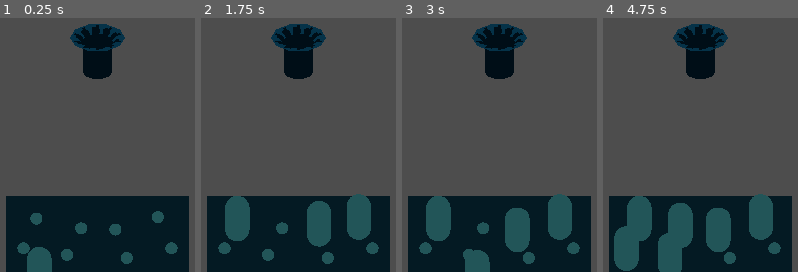
Above: before the commit, frames 1-4 (left to right).
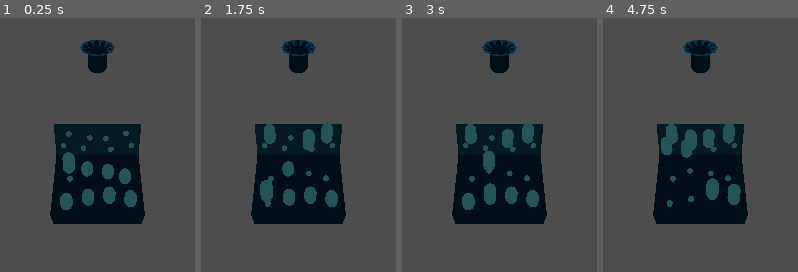
Above: after the commit, the same moments.

Repository: Wake1st/GomiMoni
Game: Godot game, scene res://testing/systems/test_staging_system.tscn
The game is run twice, just before and just after one commit, with the same random seed, the same clock (stepped at 60 frames per second) and the same inputs. The project has no main scene, so this scene is started directly.
Inputs:
- Up to frame 1 (0.25 s): no input
- Up to frame 2 (1.75 s): tap Enter (ui_accept) at 0.5, 0.77, 1.52 s; hold Right (ui_right) 0.53-1.28 s; tap X (swap_character_next) at 0.6 s; hold Down (ui_down) from 1.28 s (still down); tap Z (swap_character_prev) at 1.35 s
- Up to frame 3 (3 s): release Down (ui_down) at 2.03 s; hold Right (ui_right) 2.03-2.78 s; hold 1 2.03-2.78 s; hold Up (ui_up) from 2.78 s (still down); tap 2 at 2.85 s
- Up to frame 4 (4.75 s): tap Enter (ui_accept) at 3.02, 3.77, 4.52 s; release Up (ui_up) at 3.53 s; hold 3 3.53-4.28 s; hold Left (ui_left) from 3.53 s (still down); tap X (swap_character_next) at 4.35 s

The runs differ from the first frame. In frame 1, 39% of the frame differs, in the area x 3-97%, y 2-100%; in frame 2, 40%; in frame 3, 40%; in frame 4, 40%.
Error before the commit: Invalid assignment of property or key 'size' with value of type 'float' on a base object of type 'null instance'. (res://systems/staging_system.gd:33)
Error after the commit: Invalid type in function 'setup' in base 'Node3D (StagingSystem)'. Cannot convert argument 1 from Object to int. (res://testing/systems/test_staging_system.gd:…

Commit message:
new tweens, who dis

Diff:
--- a/systems/staging_system.gd
+++ b/systems/staging_system.gd
@@ -5,9 +5,9 @@
 signal shop_opened
 signal level_opened
 
-const CAMERA_SIZE: float = 22.
-const CAMERA_FLIP: float = 3.2
-const CAMERA_SHIFT: float = 0.6
+const CAMERA_LEVEL_SIZE: float = 22.
+const CAMERA_SHIFT_SIZE: float = 0.6
+const CAMERA_SHOP_FOV: float = 40
 
 const PRE_SHIFT_TIME: float = 1.0
 const PRE_SHRINK_TIME: float = 0.8
@@ -18,19 +18,26 @@
 @onready var levelContainer: LevelContainer = $LevelContainer
 @onready var shopContainer: ShopContainer = $ShopContainer
 
-@onready var camera: Camera3D = $Camera
+@onready var follower: PathFollow3D = %Follower
+@onready var camera: Camera3D = %Camera
 
 var cameraLevelPosition: Vector3
 var cameraOverHolePosition: Vector3
 var cameraUnderHolePosition: Vector3
 var cameraShopPosition: Vector3
 
-var tween: Tween
+var lookTween: Tween
+var sizeTween: Tween
+var transitionTime: float = PRE_SHIFT_TIME + SHIFT_TIME + POST_SHIFT_TIME
+var transitionTimer: float = 0.0
+var cameraDelay: float = transitionTime - PRE_SHRINK_TIME - POST_SHRINK_TIME
+var isGoingToShop: bool = false
+var isLeavingShop: bool = false
 
 
-func _ready():
+func _ready() -> void:
 	# ensure camera looks at origin
-	camera.size = CAMERA_SIZE
+	camera.size = CAMERA_LEVEL_SIZE
 	camera.look_at(Vector3.ZERO)
 
 	# connect container signals
@@ -38,6 +45,14 @@
 	shopContainer.shop_closed.connect(handle_shop_closed)
 	levelContainer.main_selected.connect(handle_main_selected)
 	shopContainer.main_selected.connect(handle_main_selected)
+
+
+func _process(delta) -> void:
+	if isGoingToShop:
+		transitionTimer += delta
+		if transitionTimer < transitionTime:
+			var weight = lerp(0.0, transitionTime, transitionTimer)
+			follower.progress_ratio = weight
 
 
 func setup(levelNumber: int = -1) -> void:
@@ -57,23 +72,46 @@
 
 
 func transition_to_shop() -> void:
-	tween = create_tween()
-	# move camera over the hole
-	#tween.tween_method(camera.look_at, 0.0, 0.0, CAMERA_TO_HOLE_TIME)
-	#tween.tween_property(camera, "size", CAMERA_FLIP, SHRINK_TIME)
-	#tween.tween_property(camera, "size", CAMERA_SHIFT, SHRINK_TIME)
-	#tween.set_parallel()
-	#tween.tween_property(levelContainer, "rotation:x", PI/2 + camera.rotation.x, FLIP_TIME)
-	#tween.set_parallel(false)
-	#tween.tween_property(levelContainer, "position", camera.position * 1.4, SHIFT_TIME)
-	#tween.tween_property(camera, "size", CAMERA_SIZE, GROW_TIME)
-	#tween.tween_callback(open_shop)
+	isGoingToShop = true
+
+	# tween where the camera looks
+	lookTween = create_tween()
+	lookTween.tween_method(camera.look_at, Vector3.ZERO, Vector3.ZERO, PRE_SHIFT_TIME)
+	lookTween.tween_method(camera.look_at, Vector3.ZERO, Vector3.DOWN * 15, SHIFT_TIME)
+	lookTween.tween_method(camera.look_at, Vector3.DOWN * 15, Vector3(0,-15,-2), POST_SHIFT_TIME)
+
+	# tween the camera projection
+	sizeTween = create_tween()
+	sizeTween.tween_property(camera, "size", CAMERA_SHIFT_SIZE, PRE_SHRINK_TIME)
+	sizeTween.tween_interval(cameraDelay)
+	sizeTween.tween_callback(camera_flip_perspective.bind(true))
+	sizeTween.tween_property(camera, "fov", CAMERA_SHOP_FOV, POST_SHRINK_TIME)
 
 
 func transition_to_level() -> void:
-	tween = create_tween()
-	#tween.tween_property(camera, "")
-	#tween.tween_callback(run_level)
+	isLeavingShop = true
+
+	# tween where the camera looks
+	lookTween = create_tween()
+	lookTween.tween_method(camera.look_at, Vector3(0,-15,-2), Vector3.UP * 15, POST_SHIFT_TIME)
+	lookTween.tween_method(camera.look_at, Vector3.UP * 15, Vector3.ZERO, SHIFT_TIME)
+	lookTween.tween_method(camera.look_at, Vector3.ZERO, Vector3.ZERO, PRE_SHIFT_TIME)
+
+	# tween the camera projection
+	sizeTween = create_tween()
+	sizeTween.tween_property(camera, "fov", 1, POST_SHRINK_TIME)
+	sizeTween.tween_callback(camera_flip_perspective.bind(false))
+	sizeTween.tween_interval(cameraDelay)
+	sizeTween.tween_property(camera, "size", CAMERA_LEVEL_SIZE, PRE_SHRINK_TIME)
+
+
+func camera_flip_perspective(toPerspective: bool) -> void:
+	if toPerspective:
+		camera.projection = Camera3D.PROJECTION_PERSPECTIVE
+		camera.fov = 1.0
+	else:
+		camera.projection = Camera3D.PROJECTION_ORTHOGONAL
+		camera.size = CAMERA_SHIFT_SIZE
 
 
 func open_shop() -> void:
--- a/systems/staging_system.tscn
+++ b/systems/staging_system.tscn
@@ -29,5 +29,4 @@
 [node name="Camera" type="Camera3D" parent="TransitionPath/Follower"]
 unique_name_in_owner = true
 transform = Transform3D(1, 0, 0, 0, 0.936442, 0.350824, 0, -0.350824, 0.936442, 0, 0, 0)
-projection = 1
-size = 22.0
+size = 0.2
